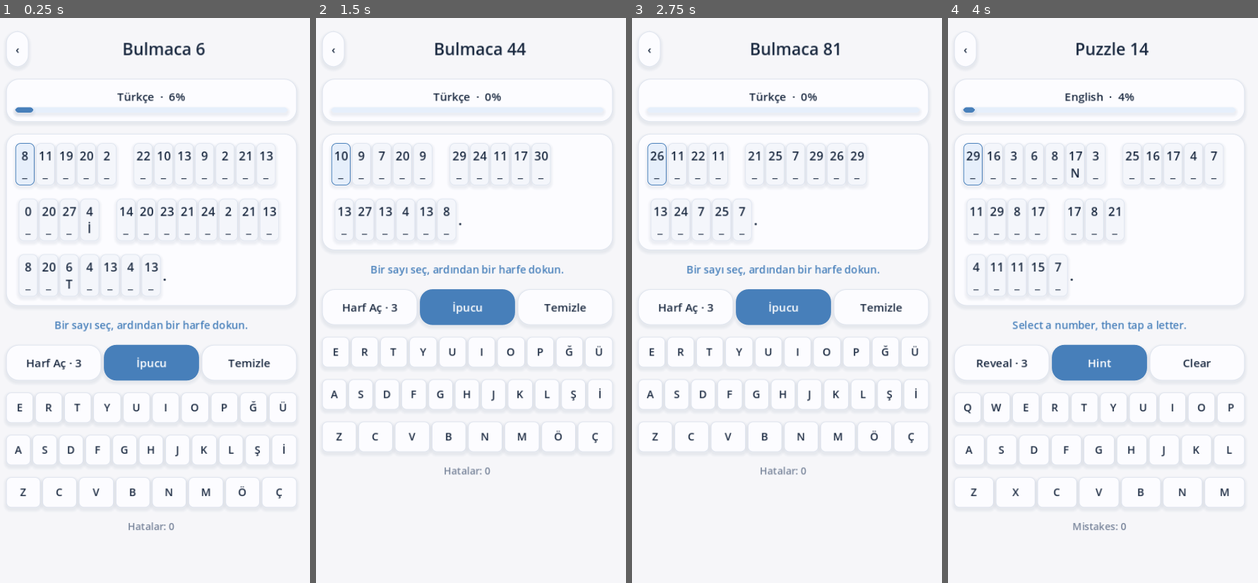
Above: before the commit, frames 1-4 (left to right).
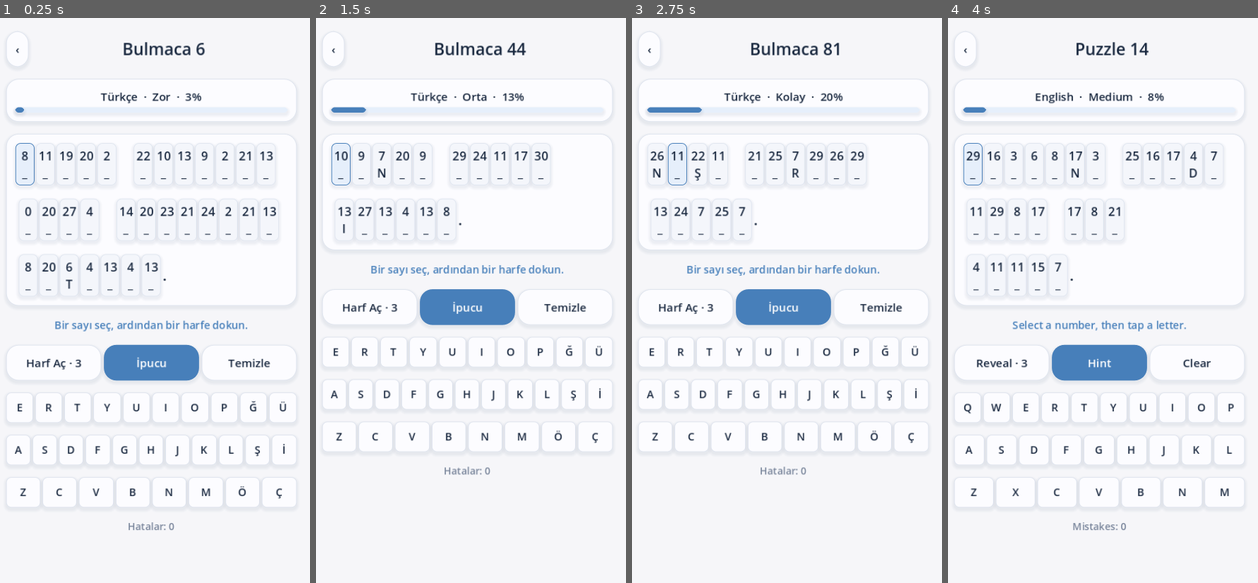
Above: after the commit, the same moments.

Repository: mehtapkirkgoz/cryptogram-mobile
Game: Godot game, scene res://tests/test_ui.tscn
The game is run twice, just before and just after one commit, with the same random seed, the same clock (stepped at 60 frames per second) and the same inputs. This scene is started directly instead of the project's main scene.
Inputs:
- Up to frame 1 (0.25 s): no input
- Up to frame 2 (1.5 s): click "6 _" at 0.5 s; click "12 _" at 1.25 s
- Up to frame 3 (2.75 s): click "23 _" at 2 s
- Up to frame 4 (4 s): click "26 _" at 2.75 s; click "▶ Play" at 3.5 s

The runs differ from the first frame. In frame 1, 0.4% of the frame differs, in the area x 6-65%, y 13-39%; in frame 2, 0.5%; in frame 3, 0.8%, in the area x 4-69%, y 13-30%; in frame 4, 0.5%.

Commit message:
Rate puzzle difficulty using letter variety and length

Diff:
--- a/scripts/main.gd
+++ b/scripts/main.gd
@@ -196,8 +196,19 @@
 	message = tr_text("instruction")
 	show_game()
 
+func puzzle_score(index: int) -> int:
+	var sentence: String = Languages.puzzles()[index].text
+	var unique_letters := {}
+	var letter_count := 0
+	for letter in sentence:
+		if Languages.info().alphabet.contains(letter):
+			unique_letters[letter] = true
+			letter_count += 1
+	return unique_letters.size() * 2 + letter_count / 4
+
 func starter_hints(index: int) -> int:
-	return 2 if index < 10 else 1 if index < 35 else 0
+	var score := puzzle_score(index)
+	return 3 if score < 25 else 2 if score < 40 else 1
 
 func difficulty(index: int) -> String:
 	var labels := {
@@ -207,7 +218,8 @@
 		"fr": ["Facile", "Moyen", "Difficile"],
 		"es": ["Fácil", "Medio", "Difícil"]
 	}
-	return labels.get(Languages.current, labels["en"])[0 if index < 10 else 1 if index < 35 else 2]
+	var score := puzzle_score(index)
+	return labels.get(Languages.current, labels["en"])[0 if score < 25 else 1 if score < 40 else 2]
 
 func persist() -> void:
 	Progress.state().sessions[session_key] = game.serialize()
@@ -222,7 +234,7 @@
 	base()
 	header(tr_text("daily") if daily else "%s %d" % [tr_text("puzzle"), puzzle_index + 1])
 	var info := panel(body)
-	label_at(info, "%s  ·  %d%%" % [Languages.info().name, roundi(game.ratio() * 100)], 17)
+	label_at(info, "%s  ·  %s  ·  %d%%" % [Languages.info().name, difficulty(puzzle_index), roundi(game.ratio() * 100)], 17)
 	if tutorial and not game.solved():
 		var guide := label_at(body, tr_text("instruction"), 17, BLUE)
 		guide.modulate = Color(1, 1, 1, 0.35)
@@ -268,6 +280,8 @@
 			cell.text = "%d\n%s" % [code, visible_guess if not visible_guess.is_empty() else "_"]
 			if not visible_guess.is_empty() and visible_guess != letter:
 				cell.add_theme_color_override("font_color", Color("c53c50"))
+				cell.add_theme_color_override("font_hover_color", Color("c53c50"))
+				cell.add_theme_color_override("font_pressed_color", Color("c53c50"))
 			cell.custom_minimum_size = Vector2(29, 64)
 			cell.add_theme_font_size_override("font_size", 18)
 			var style := box(PALE if cell_index == game.selected else Color("f4f6fb"), BLUE if cell_index == game.selected else Color("e0e6f0"))
